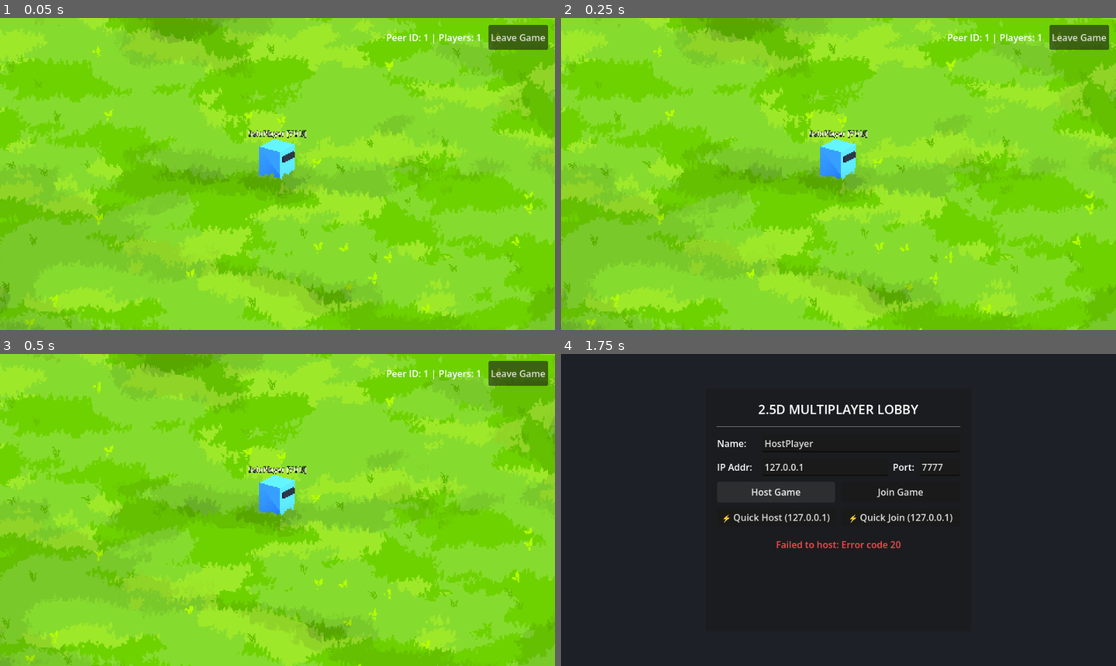
Above: before the commit, frames 1-4 (two rows, left to right).
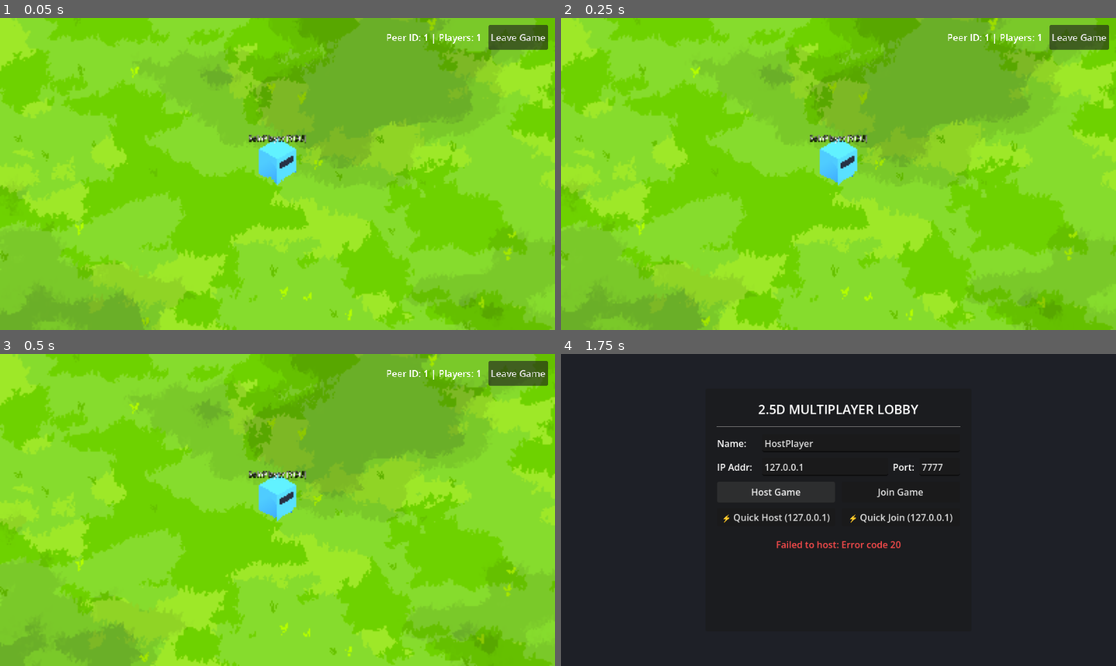
Above: after the commit, the same moments.

Repository: AllanWang/Into-the-Wild
Game: Godot game, scene res://Main.tscn
Same seed, same stepped clock (60 frames per second), same inputs: the game is played once before the commit and once after it. This scene is started directly instead of the project's main scene.
Inputs:
- Up to frame 1 (0.05 s): no input
- Up to frame 2 (0.25 s): no input
- Up to frame 3 (0.5 s): no input
- Up to frame 4 (1.75 s): click "Leave Game" at 0.5 s; click "Host Game" at 1.25 s

The runs differ from the first frame. In frame 1, 49% of the frame differs, in the area x 0-100%, y 0-100%; in frame 2, 49%; in frame 3, 48%; in frame 4, nothing differs.

Commit message:
fix: resolve 3D scene gray screen, camera orientation, WASD controls, and scene hierarchy
- Fix column-major Transform3D layout for Camera3D and DirectionalLight3D in Main.tscn
- Align true isometric camera angles (-35.264 deg pitch, -45 deg yaw) pointing at ground plane
- Align WASD movement dynamically to camera basis on horizontal ground plane
- Flatten scene tree by removing SubViewport wrapper and enable native Godot 4 3D resolution scaling
- Ensure light_direction global shader uniform is safely registered at runtime

Diff:
--- a/Main.tscn
+++ b/Main.tscn
@@ -37,53 +37,38 @@
 [node name="WorldEnvironment" type="WorldEnvironment" parent="."]
 environment = SubResource("Environment_main")
 
-[node name="SubViewportContainer" type="SubViewportContainer" parent="."]
-texture_filter = 0
-anchors_preset = 15
-anchor_right = 1.0
-anchor_bottom = 1.0
-grow_horizontal = 2
-grow_vertical = 2
-stretch = true
-stretch_shrink = 2
-
-[node name="SubViewport" type="SubViewport" parent="SubViewportContainer"]
-handle_input_locally = false
-size = Vector2i(640, 360)
-render_target_update_mode = 4
-
-[node name="Camera3D" type="Camera3D" parent="SubViewportContainer/SubViewport"]
-transform = Transform3D(0.582123, 0.304593, -0.753894, 0, 0.927184, 0.374607, 0.813101, -0.218067, 0.539735, -12.02, 5.975, 8.61)
+[node name="Camera3D" type="Camera3D" parent="."]
+transform = Transform3D(0.707107, 0.408248, -0.57735, 0, 0.816497, 0.57735, 0.707107, -0.408248, 0.57735, -10, 10, 10)
 projection = 1
 size = 6.085
 near = 0.001
 current = true
 
-[node name="DirectionalLight3D" type="DirectionalLight3D" parent="SubViewportContainer/SubViewport"]
-transform = Transform3D(0.994881, 0.0733036, -0.0695626, 0, 0.688354, 0.725375, 0.101056, -0.721661, 0.684831, 0, 3.81, 0)
+[node name="DirectionalLight3D" type="DirectionalLight3D" parent="."]
+transform = Transform3D(0.866025, 0.383022, -0.321394, 0, 0.642788, 0.766044, 0.5, -0.663414, 0.55667, 0, 5, 0)
 shadow_enabled = true
 script = ExtResource("3_light_dir")
 
-[node name="Floor" type="MeshInstance3D" parent="SubViewportContainer/SubViewport"]
+[node name="Floor" type="MeshInstance3D" parent="."]
 material_override = ExtResource("4_floor_mat")
 mesh = SubResource("PlaneMesh_floor")
 
-[node name="StaticBody3D" type="StaticBody3D" parent="SubViewportContainer/SubViewport/Floor"]
+[node name="StaticBody3D" type="StaticBody3D" parent="Floor"]
 
-[node name="CollisionShape3D" type="CollisionShape3D" parent="SubViewportContainer/SubViewport/Floor/StaticBody3D"]
+[node name="CollisionShape3D" type="CollisionShape3D" parent="Floor/StaticBody3D"]
 transform = Transform3D(1, 0, 0, 0, 1, 0, 0, 0, 1, 0, -0.1, 0)
 shape = SubResource("BoxShape3D_ground")
 
-[node name="Grass" type="MultiMeshInstance3D" parent="SubViewportContainer/SubViewport/Floor"]
+[node name="Grass" type="MultiMeshInstance3D" parent="Floor"]
 material_override = ExtResource("5_grass_mat")
 cast_shadow = 0
 multimesh = ExtResource("6_grass_mm")
 
-[node name="CharacterManager" type="Node" parent="SubViewportContainer/SubViewport" node_paths=PackedStringArray("grass")]
+[node name="CharacterManager" type="Node" parent="." node_paths=PackedStringArray("grass")]
 script = ExtResource("7_char_mgr")
 grass = NodePath("../Floor/Grass")
 
-[node name="Players" type="Node3D" parent="SubViewportContainer/SubViewport"]
+[node name="Players" type="Node3D" parent="."]
 
 [node name="HUD" type="CanvasLayer" parent="."]
 
--- a/main.gd
+++ b/main.gd
@@ -2,13 +2,13 @@
 
 const PLAYER_SCENE = preload("res://player/player.tscn")
 
-@onready var players_container: Node3D = $SubViewportContainer/SubViewport/Players
-@onready var camera: Camera3D = $SubViewportContainer/SubViewport/Camera3D
+@onready var players_container: Node3D = $Players
+@onready var camera: Camera3D = $Camera3D
 @onready var info_label: Label = $HUD/MarginContainer/HBoxContainer/InfoLabel
 @onready var leave_button: Button = $HUD/MarginContainer/HBoxContainer/LeaveButton
 
 # Locked isometric offset from target on ground (Y=0) to Camera3D
-var camera_offset: Vector3 = Vector3(-12.02, 5.975, 8.61)
+var camera_offset: Vector3 = Vector3(-10.0, 10.0, 10.0)
 
 func _ready() -> void:
 	NetworkManager.player_connected.connect(_on_player_connected)
--- a/player/player.gd
+++ b/player/player.gd
@@ -16,10 +16,6 @@
 var _last_synced_pos: Vector3 = Vector3.ZERO
 var _last_synced_vel: Vector3 = Vector3.ZERO
 var _sync_timer: float = 0.0
-
-# Isometric camera basis vectors projected to (X, Z) ground plane
-var cam_right: Vector3 = Vector3(0.582123, 0.0, -0.753894).normalized()
-var cam_up: Vector3 = Vector3(0.7917, 0.0, 0.6108).normalized()
 
 func _ready() -> void:
 	target_position = global_position
@@ -52,10 +48,22 @@
 
 func _physics_process(delta: float) -> void:
 	if is_multiplayer_authority():
-		var input_x = Input.get_action_strength("move_right") - Input.get_action_strength("move_left")
-		var input_y = Input.get_action_strength("move_down") - Input.get_action_strength("move_up")
+		var input_dir = Input.get_vector("move_left", "move_right", "move_up", "move_down")
 
-		var move_dir = (cam_right * input_x - cam_up * input_y)
+		# Derive ground movement vectors dynamically from the active camera
+		var cam = get_viewport().get_camera_3d()
+		var move_dir := Vector3.ZERO
+		if cam:
+			var cam_right = cam.global_basis.x
+			var cam_forward = -cam.global_basis.z
+			var ground_right = Vector3(cam_right.x, 0.0, cam_right.z).normalized()
+			var ground_forward = Vector3(cam_forward.x, 0.0, cam_forward.z).normalized()
+			# input_dir.x: +1 is Right (D), -1 is Left (A)
+			# input_dir.y: -1 is Up (W), +1 is Down (S)
+			move_dir = ground_right * input_dir.x - ground_forward * input_dir.y
+		else:
+			move_dir = Vector3(input_dir.x, 0.0, input_dir.y)
+
 		if move_dir.length() > 1.0:
 			move_dir = move_dir.normalized()
 
--- a/project.godot
+++ b/project.godot
@@ -61,6 +61,8 @@
 [rendering]
 
 textures/canvas_textures/default_texture_filter=0
+scaling_3d/mode=0
+scaling_3d/scale=0.5
 rendering_device/driver.windows="d3d12"
 lights_and_shadows/directional_shadow/size=4096
 lights_and_shadows/directional_shadow/soft_shadow_filter_quality=0
--- a/scripts/LightDirection.gd
+++ b/scripts/LightDirection.gd
@@ -28,6 +28,6 @@
 func _ensure_global_param(default_val: Vector3) -> void:
 	if _registered:
 		return
+	_registered = true
 	if RenderingServer.global_shader_parameter_get_type("light_direction") == RenderingServer.GLOBAL_VAR_TYPE_MAX:
 		RenderingServer.global_shader_parameter_add("light_direction", RenderingServer.GLOBAL_VAR_TYPE_VEC3, default_val)
-	_registered = true
